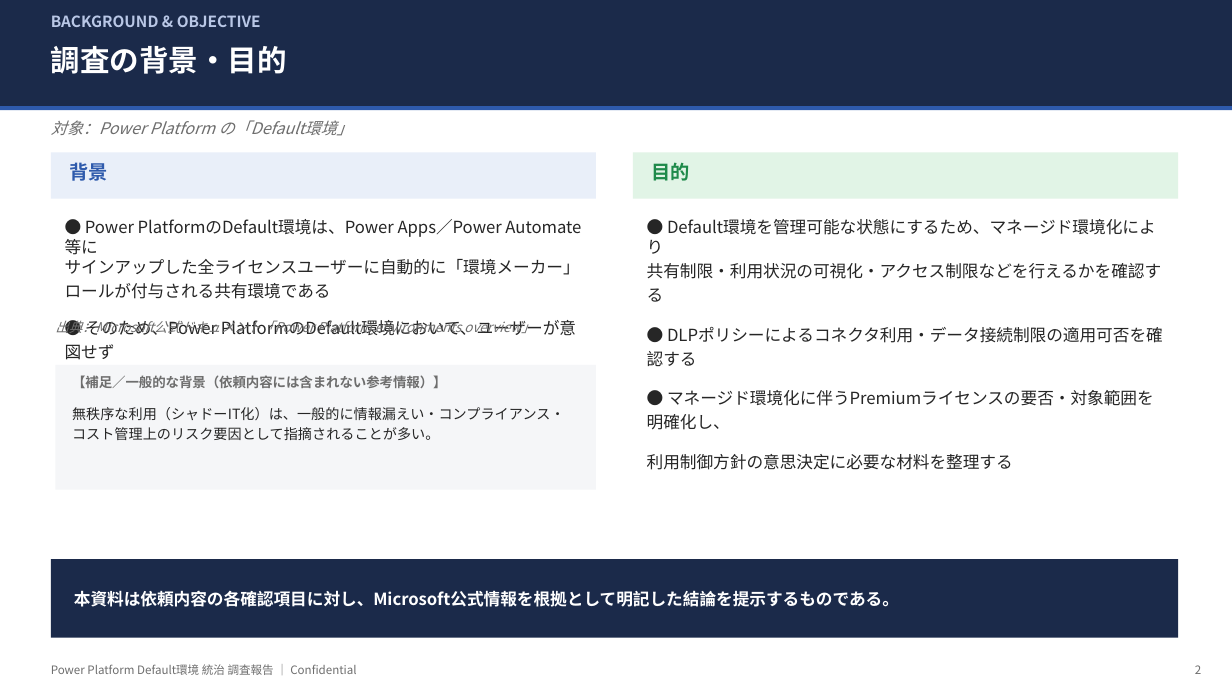
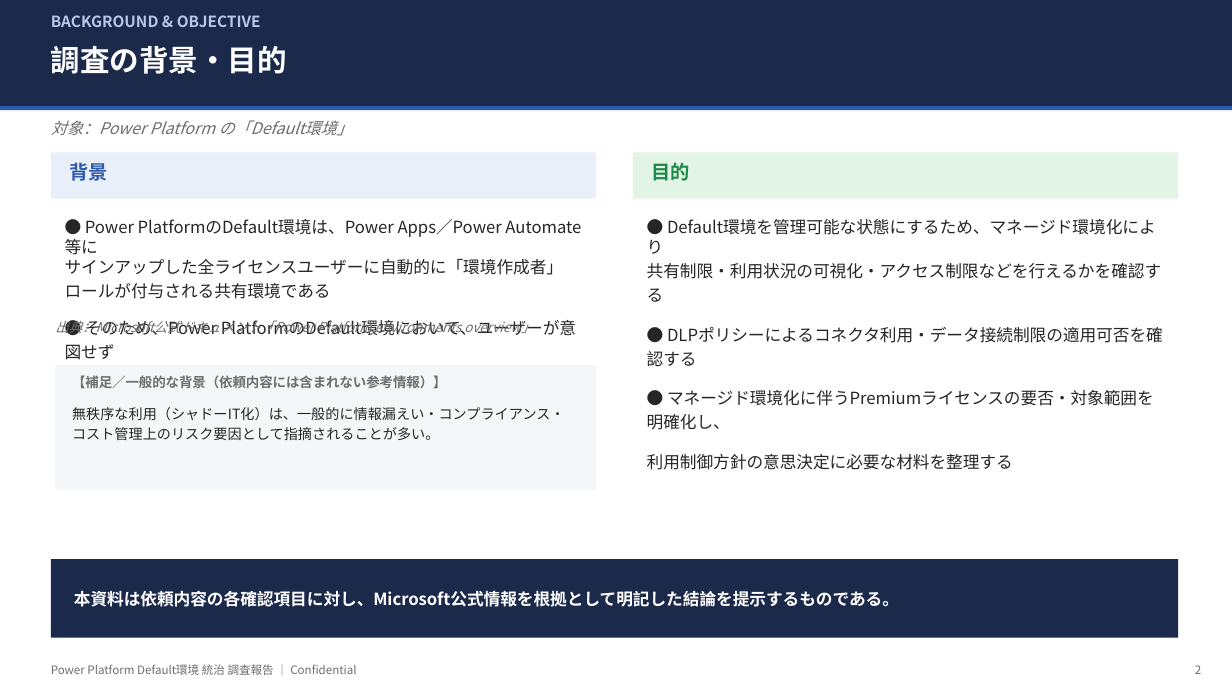
Before and after one commit to takuyanakamura881awc-beep/awc-naka881-repo, a slide deck: slide 2 of docs/PowerPlatform_DefaultEnv_Governance_Report.pptx. Drawn at 1232x693 pixels with LibreOffice and Linux fonts; fonts in the diff are those of the drawing. Boxes give left, top, right and bottom in pixels: in the first picture for what was removed or moved away, otherwise in the second. Text is boxed around its words. In the diff, an @@ line names an element or a change of style, - is before the commit and + after.

```diff
--- a/docs/PowerPlatform_DefaultEnv_Governance_Report.pptx
+++ b/docs/PowerPlatform_DefaultEnv_Governance_Report.pptx
@@ text at (x1=65, y1=219, x2=564, y2=299): text changed @@
-● Power PlatformのDefault環境は、Power Apps／Power Automate等に
-サインアップした全ライセンスユーザーに自動的に「環境メーカー」
-ロールが付与される共有環境である
+● Power PlatformのDefault環境は、Power Apps／Power Automate等に
+サインアップした全ライセンスユーザーに自動的に「環境作成者」
+ロールが付与される共有環境である
```
